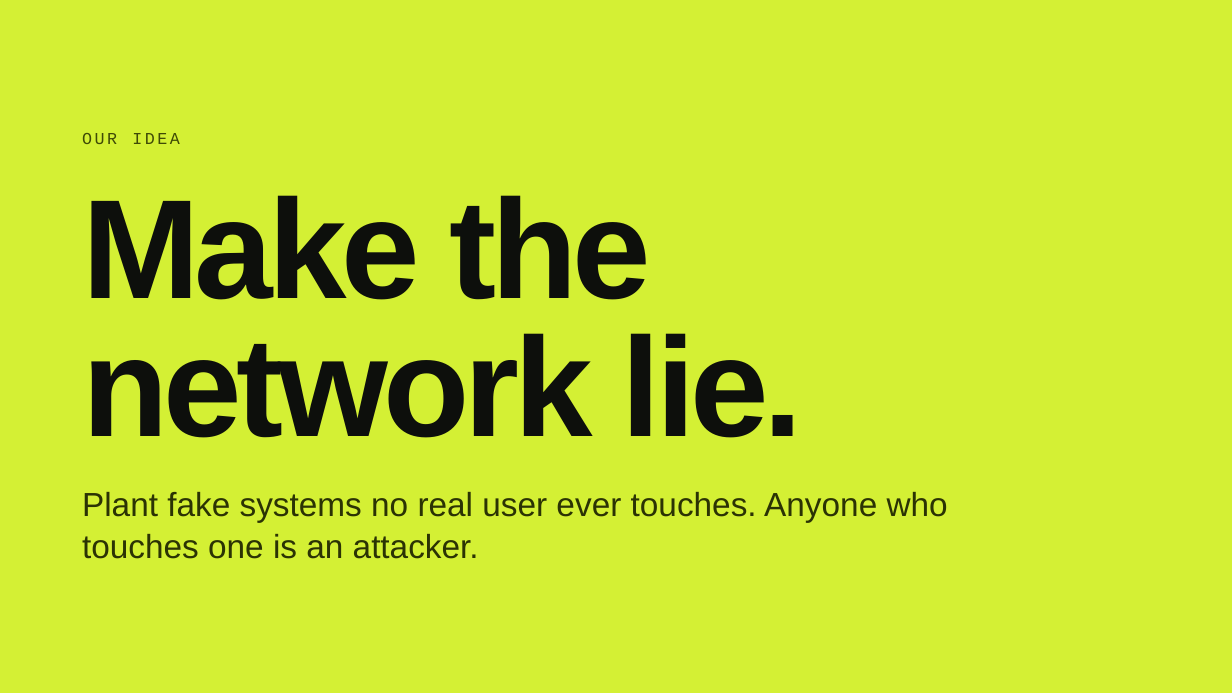
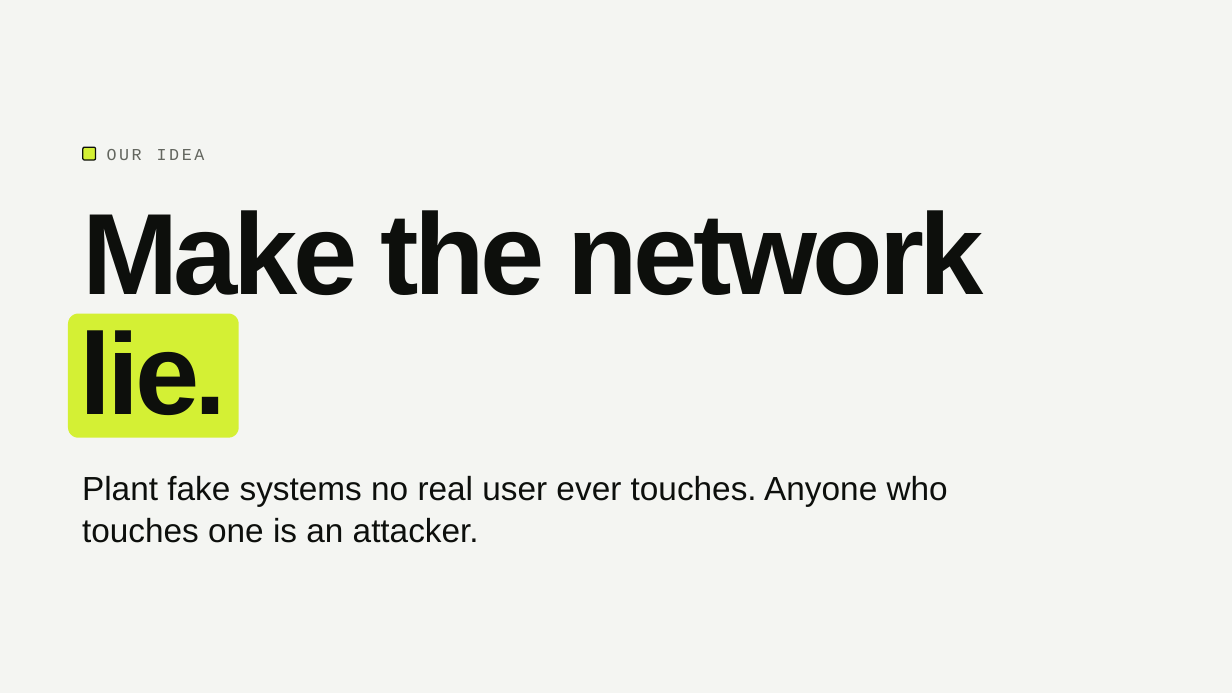
Before and after one commit to AmarWaqar-TSKLI/mirage, a slide deck: slide 3 of submissions/project-presentation/Group5_presentation.pptx. Drawn at 1232x693 pixels with LibreOffice and Linux fonts; fonts in the diff are those of the drawing. Boxes give left, top, right and bottom in pixels: in the first picture for what was removed or moved away, otherwise in the second. Text is boxed around its words. In the diff, an @@ line names an element or a change of style, - is before the commit and + after.

```diff
--- a/submissions/project-presentation/Group5_presentation.pptx
+++ b/submissions/project-presentation/Group5_presentation.pptx
@@ background #D4F034 to #F4F5F2 @@
@@ rounded rectangle added at (83, 147, 96, 160), fill #D4F034, outline #0D0F0C 1 pt @@
@@ text "OUR IDEA": place and size @@
-text "OUR IDEA" at (82, 133, 180, 144)
+text "OUR IDEA" at (107, 149, 205, 160)
@@ text "OUR IDEA" at (107, 149, 205, 160): text colour #3F4A06 to #63665F @@
@@ text at (82, 210, 984, 315): text changed; size 110 to 90 pt @@
-Make the network lie.
+Make the network
@@ freeform shape added at (68, 313, 239, 437), fill #D4F034, 90 pt, text #0D0F0C, bold @@
+lie.
@@ text "Plant fake systems no real ...": place and size @@
-text "Plant fake systems no real ..." at (82, 492, 948, 559)
+text "Plant fake systems no real ..." at (82, 476, 948, 543)
@@ text "Plant fake systems no real ..." at (82, 476, 948, 543): text colour #2B3304 to #0D0F0C @@
```
Also in this commit, not shown: 13 other slides changed.
